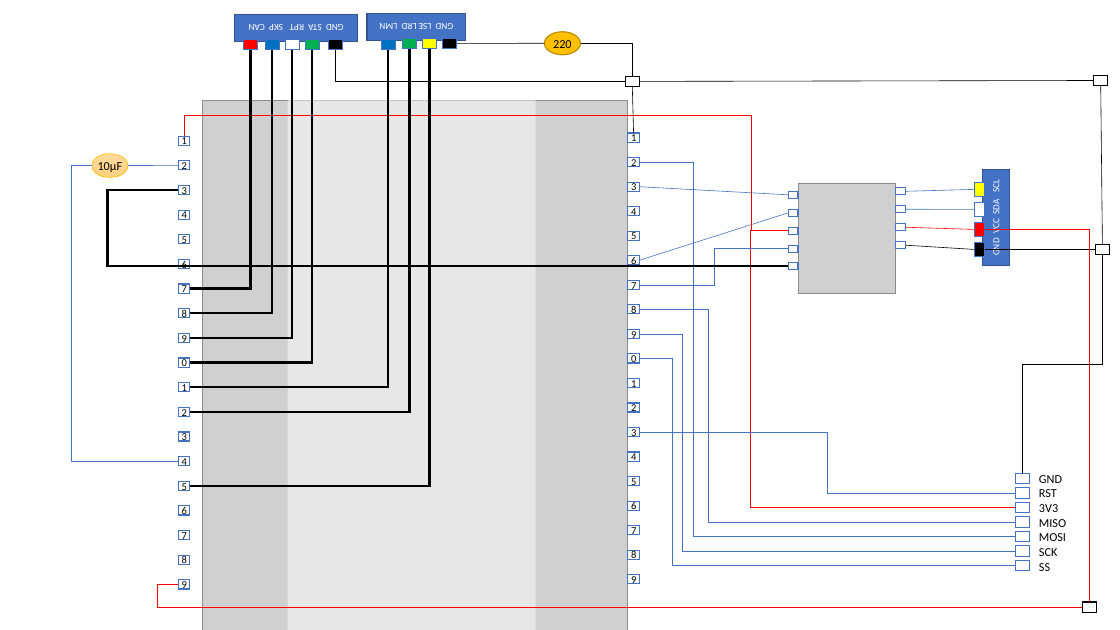
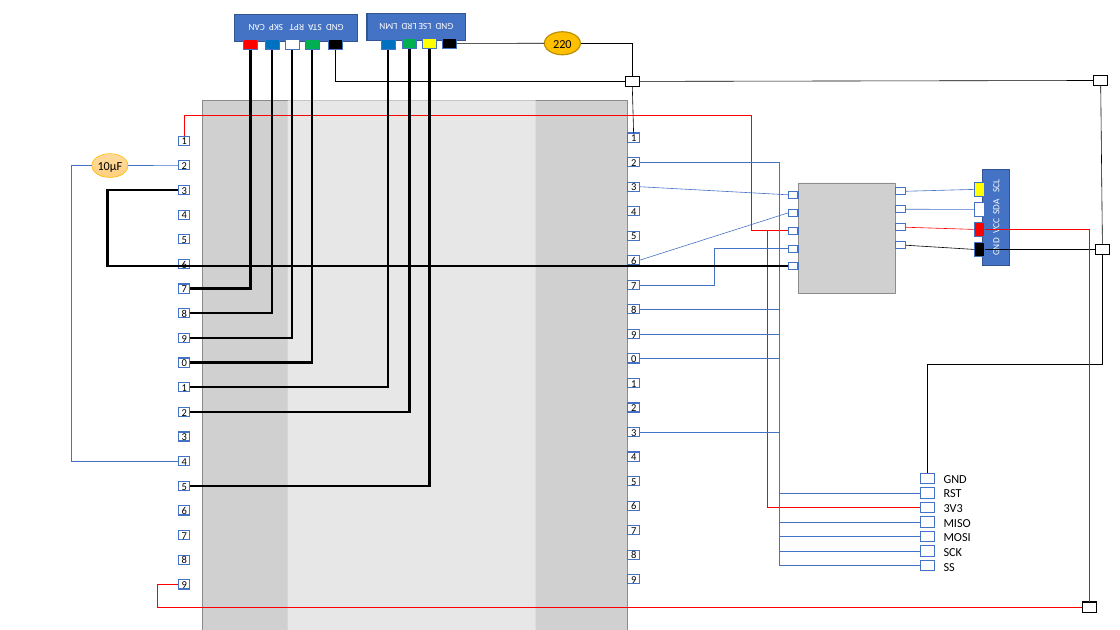
Before and after one commit to jeskes/activityboard, a slide deck: slide 51 of Activityboard.pptx. Drawn at 1120x630 pixels with LibreOffice and Linux fonts; fonts in the diff are those of the drawing; grey boxes stand for pictures. Boxes give left, top, right and bottom in pixels: in the first picture for what was removed or moved away, otherwise in the second. Text is boxed around its words. In the diff, an @@ line names an element or a change of style, - is before the commit and + after.

```diff
--- a/Activityboard.pptx
+++ b/Activityboard.pptx
@@ elbow line moved from (639, 162) - (1016, 537) to (639, 162) - (921, 537) @@
@@ elbow line moved from (1016, 507) - (789, 231) to (921, 507) - (789, 231) @@
@@ elbow line moved from (1102, 255) - (1023, 473) to (1102, 255) - (928, 473) @@
@@ elbow line moved from (639, 309) - (1016, 522) to (639, 309) - (921, 522) @@
@@ elbow line moved from (639, 334) - (1016, 551) to (639, 334) - (921, 551) @@
@@ elbow line moved from (639, 359) - (1016, 565) to (639, 359) - (921, 565) @@
@@ elbow line moved from (639, 432) - (1016, 493) to (639, 432) - (921, 493) @@
@@ 7 rectangles, 1 text moved together from (x1=1016, y1=473, x2=1066, y2=571) to (x1=921, y1=473, x2=971, y2=571) @@
```
Also in this commit, not shown: 9 other files.
